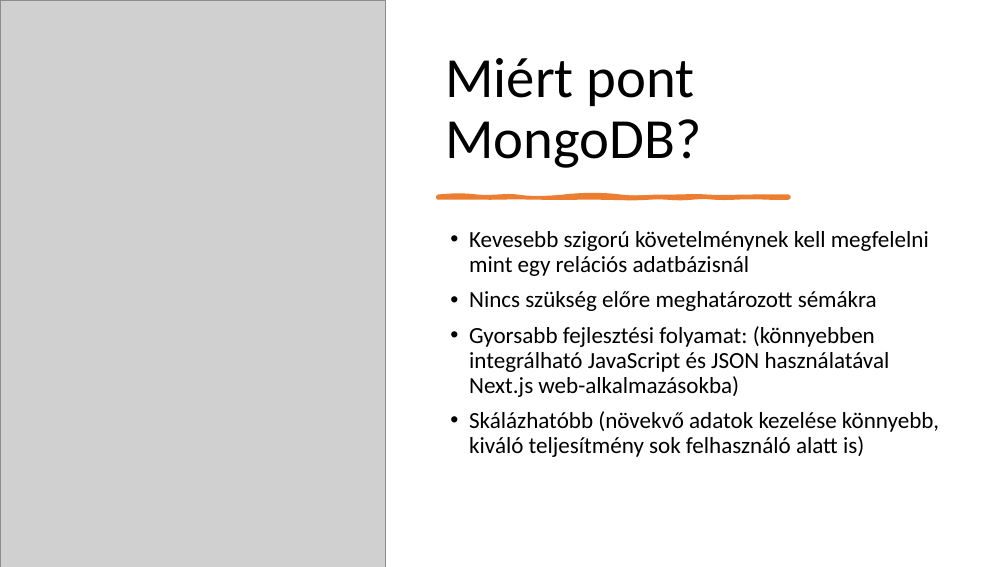
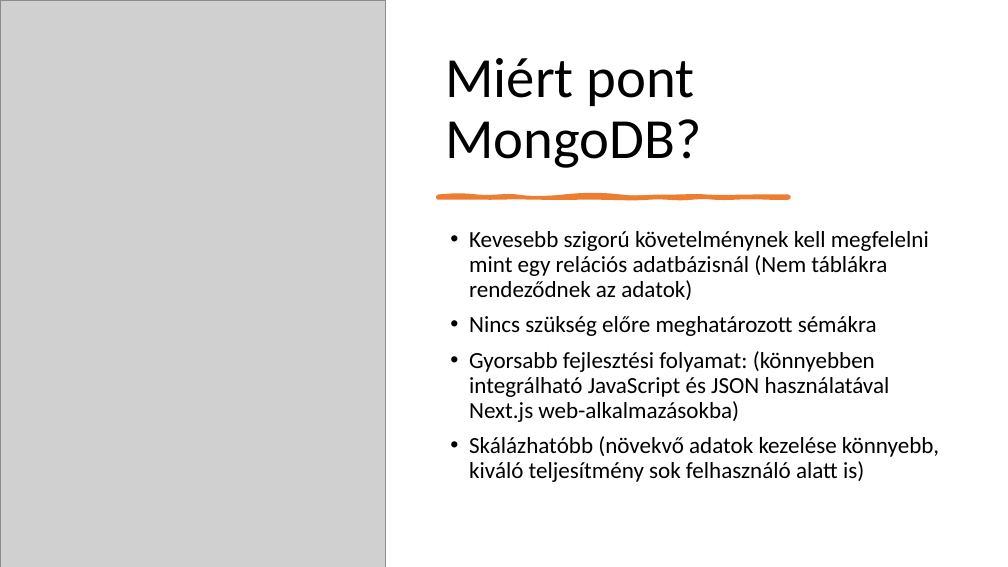
Before and after one commit to SzigetvariMark/pcweb, a slide deck: slide 3 of Bemutato.pptx. Drawn at 1008x567 pixels with LibreOffice and Linux fonts; fonts in the diff are those of the drawing; grey boxes stand for pictures. Boxes give left, top, right and bottom in pixels: in the first picture for what was removed or moved away, otherwise in the second. Text is boxed around its words. In the diff, an @@ line names an element or a change of style, - is before the commit and + after.

```diff
--- a/Bemutato.pptx
+++ b/Bemutato.pptx
@@ text at (469,231,929,300): text changed @@
-• Kevesebb szigorú követelménynek kell megfelelni mint egy relációs adatbázisnál
+• Kevesebb szigorú követelménynek kell megfelelni mint egy relációs adatbázisnál (Nem táblákra rendeződnek az adatok)
```
Also in this commit, not shown: 1 other slide changed, 1 slide added, 1 slide removed.
